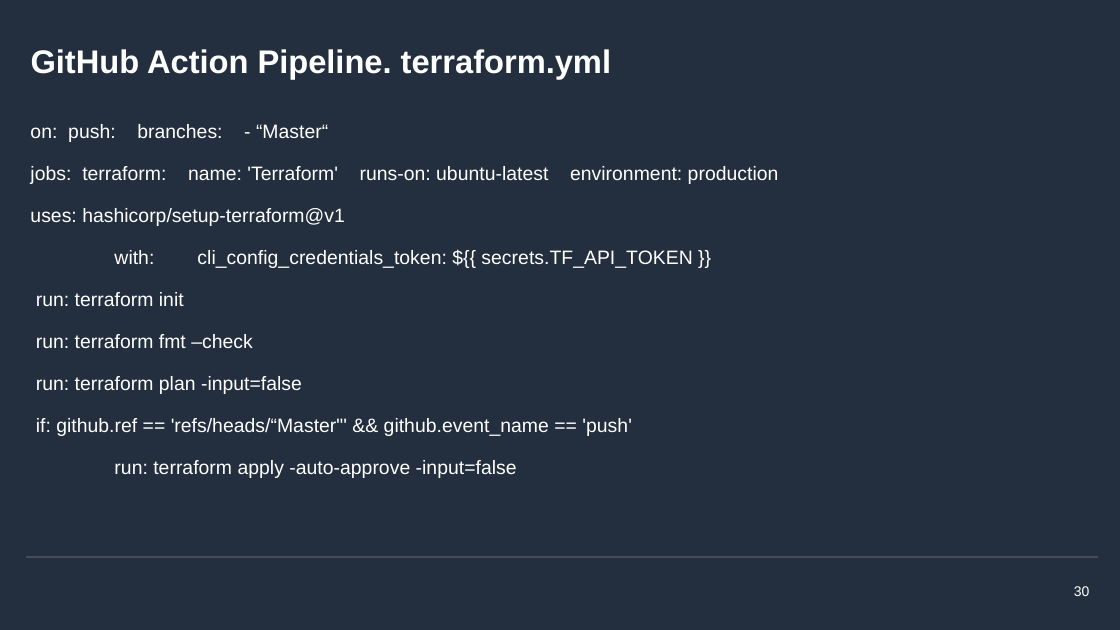
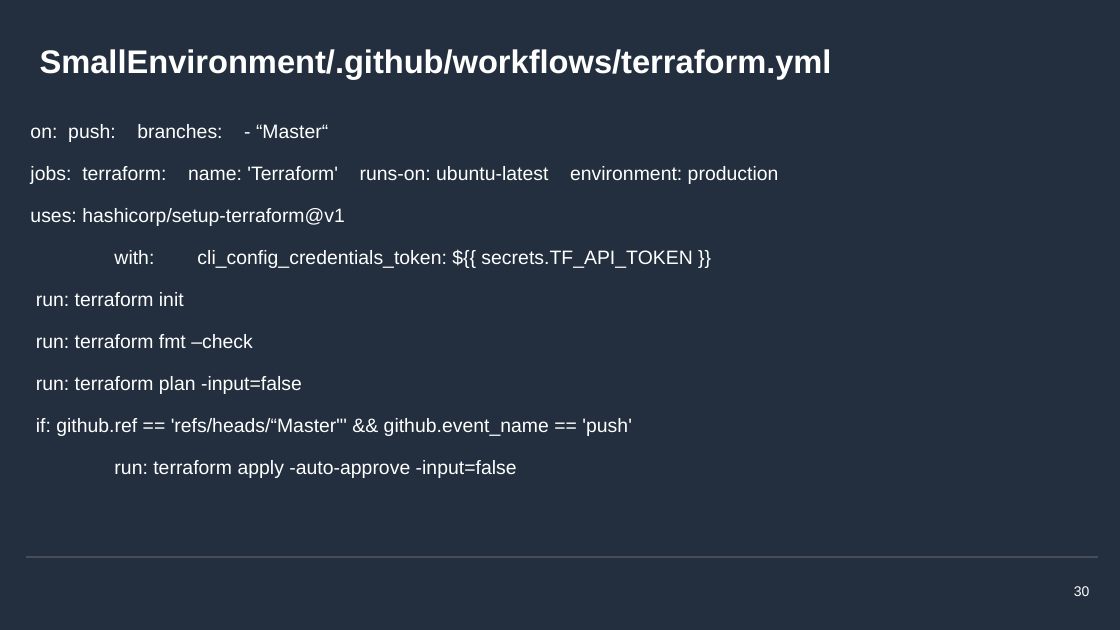
Before and after one commit to mcrucovschii/SmallEnvironment, a slide deck: slide 30 of Crucovschii-AWS-SmallEnvironment.pptx. Drawn at 1120x630 pixels with LibreOffice and Linux fonts; fonts in the diff are those of the drawing; background and template pictures are left out. Boxes give left, top, right and bottom in pixels: in the first picture for what was removed or moved away, otherwise in the second. Text is boxed around its words. In the diff, an @@ line names an element or a change of style, - is before the commit and + after.

Commit message:
Presentation update

```diff
--- a/Crucovschii-AWS-SmallEnvironment.pptx
+++ b/Crucovschii-AWS-SmallEnvironment.pptx
@@ title at <box>40,49,832,79</box>: text changed @@
-GitHub Action Pipeline. terraform.yml
+SmallEnvironment/.github/workflows/terraform.yml
```
Also in this commit, not shown: 3 other files.
